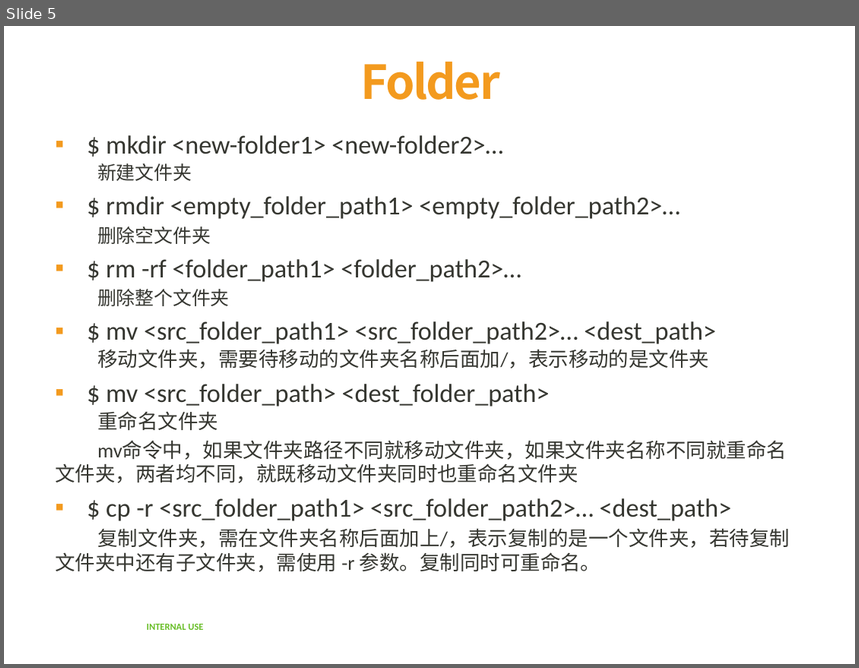
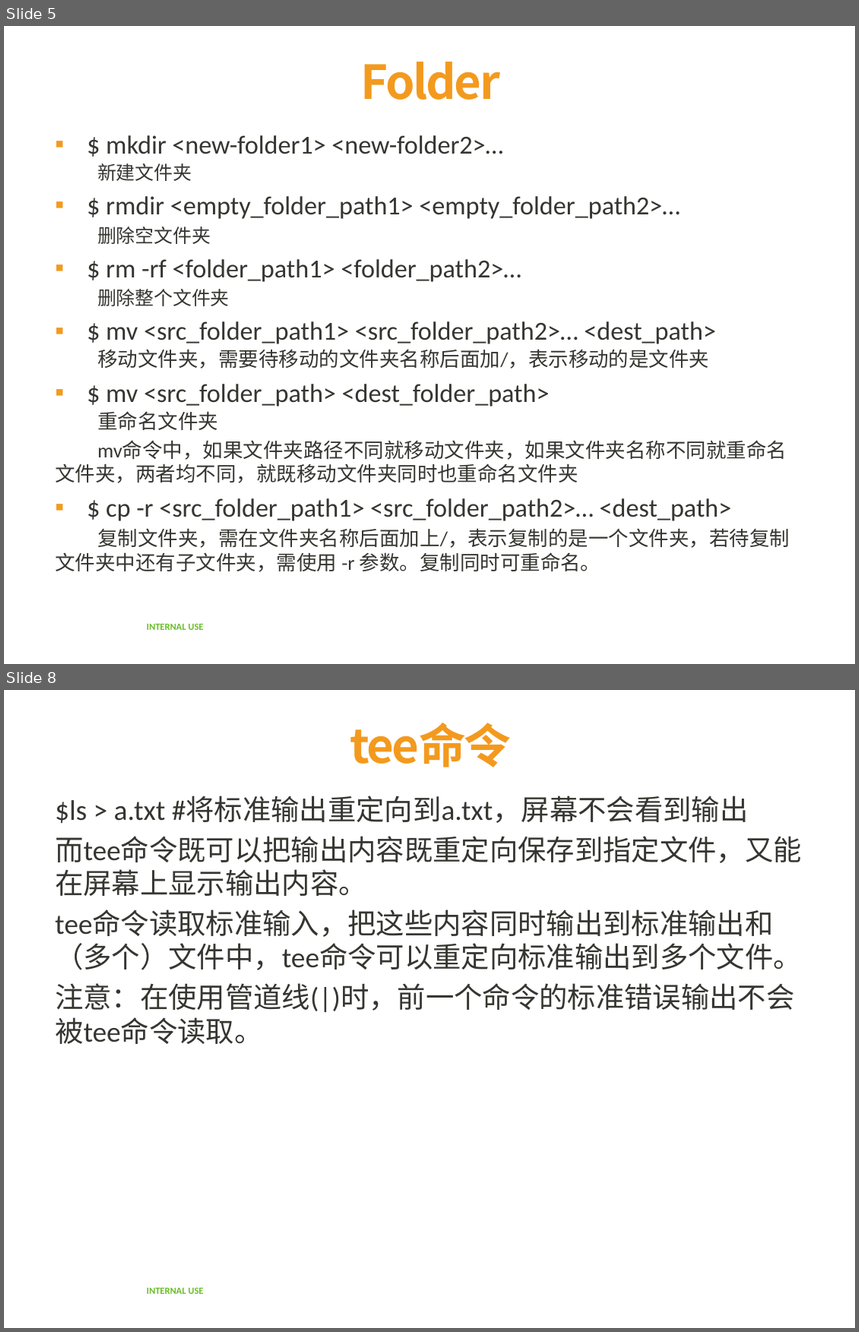
Before and after one commit to yalong0424/learning_summary, a slide deck: linux/linux_cmd.pptx. Shown one above the other, each under a label of ours: slide 5 before the commit, slides 5 and 8 after it; the slides between them are not shown. The pictures are 859x668 and 859x1332 pixels, drawn with LibreOffice and Linux fonts; fonts in the diff are those of the drawing; background and template pictures are left out. Boxes give left, top, right and bottom in pixels: in the first picture for what was removed or moved away, otherwise in the second. Text is boxed around its words. In the diff, an @@ line names an element or a change of style, - is before the commit and + after.

```diff
--- a/linux/linux_cmd.pptx
+++ b/linux/linux_cmd.pptx
@@ slide 8 added at bbox=[4, 690, 855, 1328], background #FFFFFF; not listed: 1 template element that a slide beside it also shows @@
@@ title added at bbox=[350, 723, 512, 768], 39.6 pt, text #F39A1E, bold @@
+tee命令
@@ text added at bbox=[55, 796, 802, 1044], 24 pt, text #353630 @@
+$ls > a.txt #将标准输出重定向到a.txt，屏幕不会看到输出
+而tee命令既可以把输出内容既重定向保存到指定文件，又能在屏幕上显示输出内容。
+tee命令读取标准输入，把这些内容同时输出到标准输出和（多个）文件中，tee命令可以重定向标准输出到多个文件。
+注意：在使用管道线(|)时，前一个命令的标准错误输出不会被tee命令读取。
```
Also in this commit, not shown: 6 other slides added, 4 slides removed.
